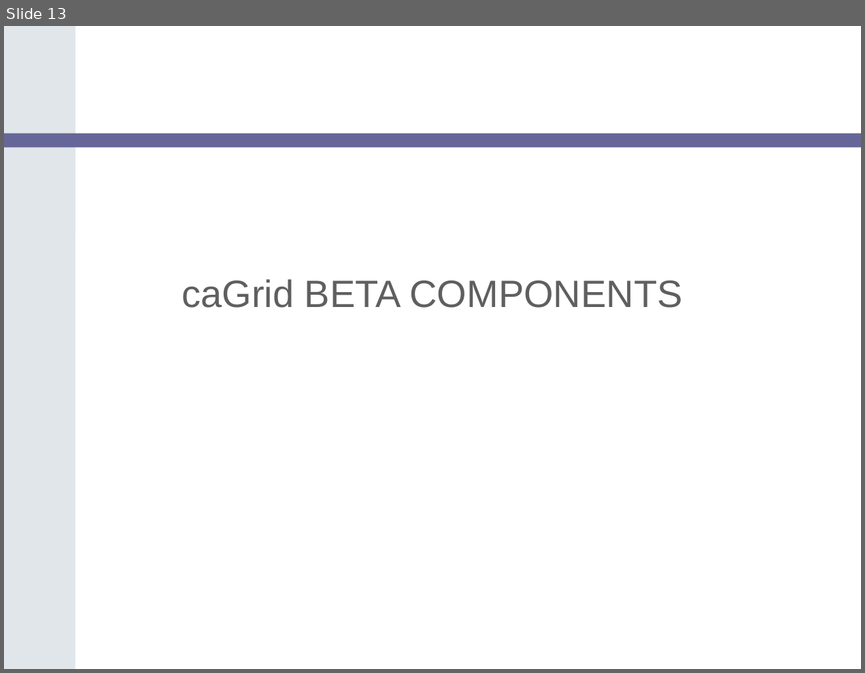
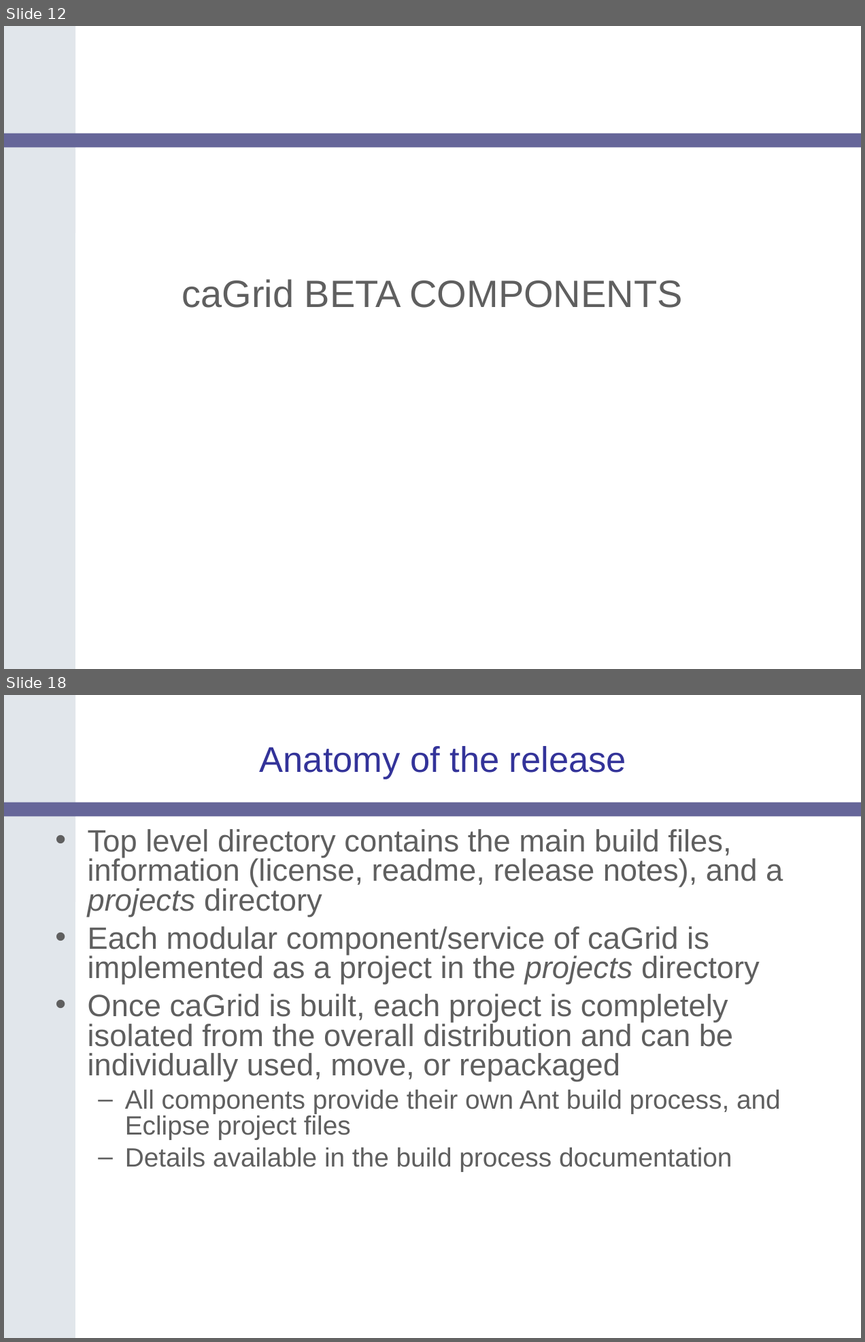
Before and after one commit to NCIP/cagrid-docs, a slide deck: presentations/200607_VCDE_ARCH/caGrid-1.0_Beta_Release.ppt. Shown one above the other, each under a label of ours: slide 13 before the commit, slides 12 and 18 after it; the slides between them are not shown. The pictures are 865x673 and 865x1342 pixels, drawn with LibreOffice and Linux fonts; fonts in the diff are those of the drawing; background and template pictures are left out. Boxes give left, top, right and bottom in pixels: in the first picture for what was removed or moved away, otherwise in the second. Text is boxed around its words. In the diff, an @@ line names an element or a change of style, - is before the commit and + after.

```diff
--- a/presentations/200607_VCDE_ARCH/caGrid-1.0_Beta_Release.ppt
+++ b/presentations/200607_VCDE_ARCH/caGrid-1.0_Beta_Release.ppt
@@ slide 18 added at [4,695,861,1338], background #FFFFFF; not listed: 2 template elements that a slide beside it also shows @@
@@ title added at [260,746,626,779], 30 pt, text #333399 @@
+Anatomy of the release
@@ text added at [88,829,783,1172], 25.9 pt, text #5F5F5F @@
+• Top level directory contains the main build files, information (license, readme, release notes), and a projects directory
+• Each modular component/service of caGrid is implemented as a project in the projects directory
+• Once caGrid is built, each project is completely isolated from the overall distribution and can be individually used, move, or repackaged
+  – All components provide their own Ant build process, and Eclipse project files
+  – Details available in the build process documentation
@@ what was slide 13 is now slide 12 @@
```
Also in this commit, not shown: 5 slides changed, 11 other slides added, 1 slide removed.
